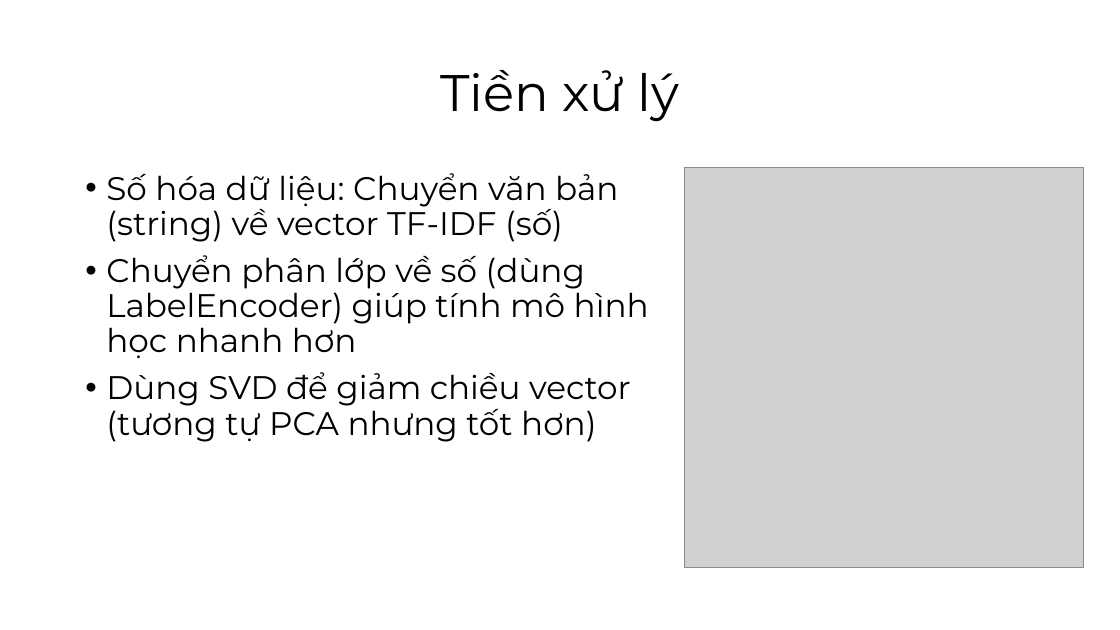
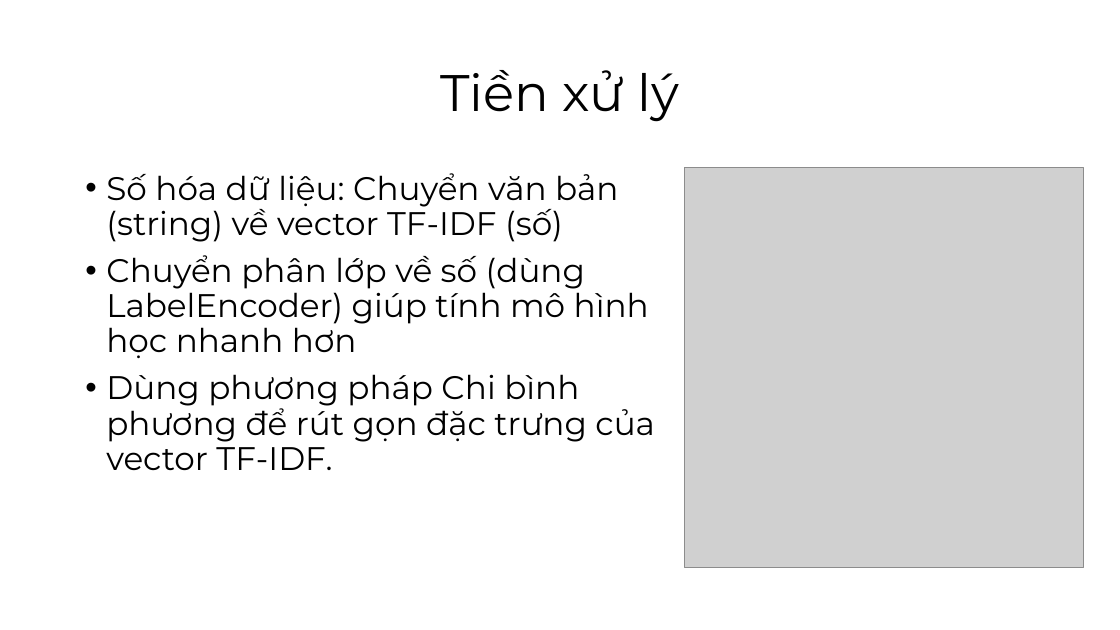
Before and after one commit to vlozg/DoAn_CuoiKy_DataScience, a slide deck: slide 27 of Slide.pptx. Drawn at 1120x630 pixels with LibreOffice and Linux fonts; fonts in the diff are those of the drawing; grey boxes stand for pictures. Boxes give left, top, right and bottom in pixels: in the first picture for what was removed or moved away, otherwise in the second. Text is boxed around its words. In the diff, an @@ line names an element or a change of style, - is before the commit and + after.

```diff
--- a/Slide.pptx
+++ b/Slide.pptx
@@ text at [106, 374, 655, 470]: text changed @@
-• Dùng SVD để giảm chiều vector (tương tự PCA nhưng tốt hơn)
+• Dùng phương pháp Chi bình phương để rút gọn đặc trưng của vector TF-IDF.
```
Also in this commit, not shown: 5 other slides changed, 8 slides added, 2 slides removed, 1 other file.
